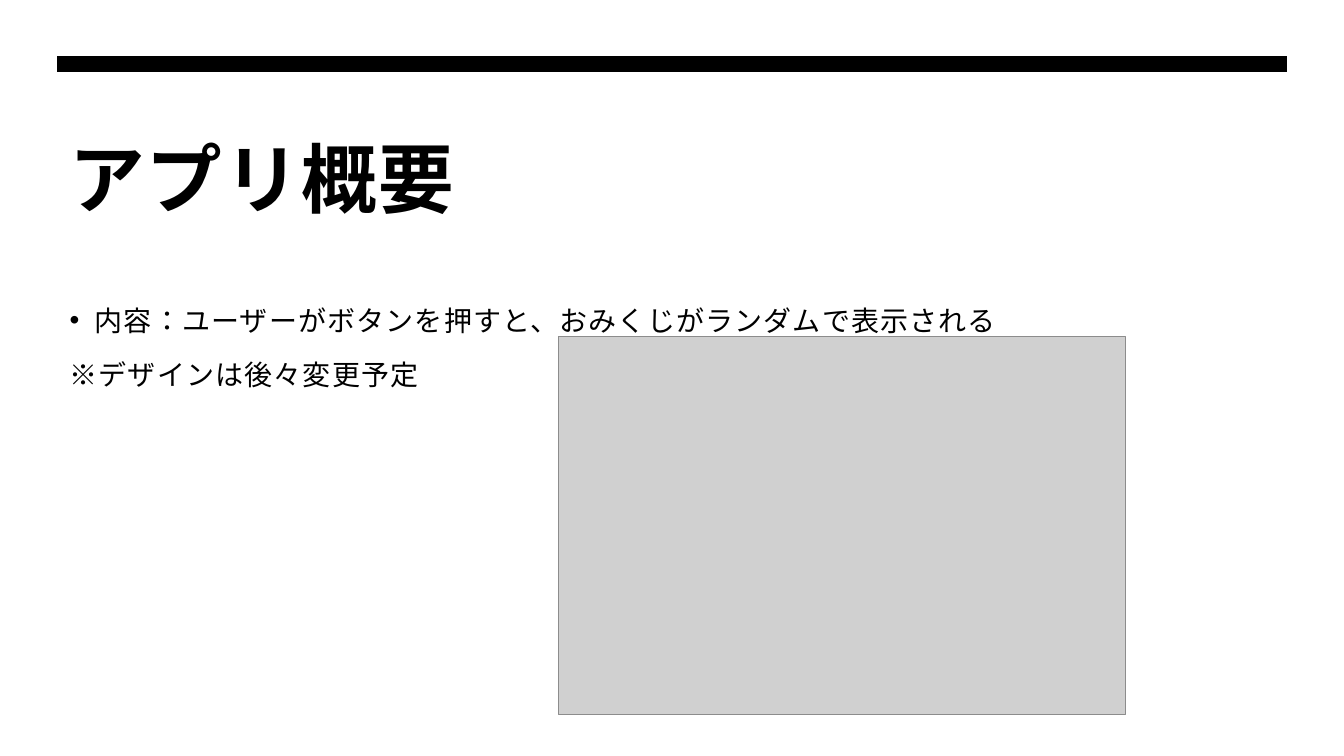
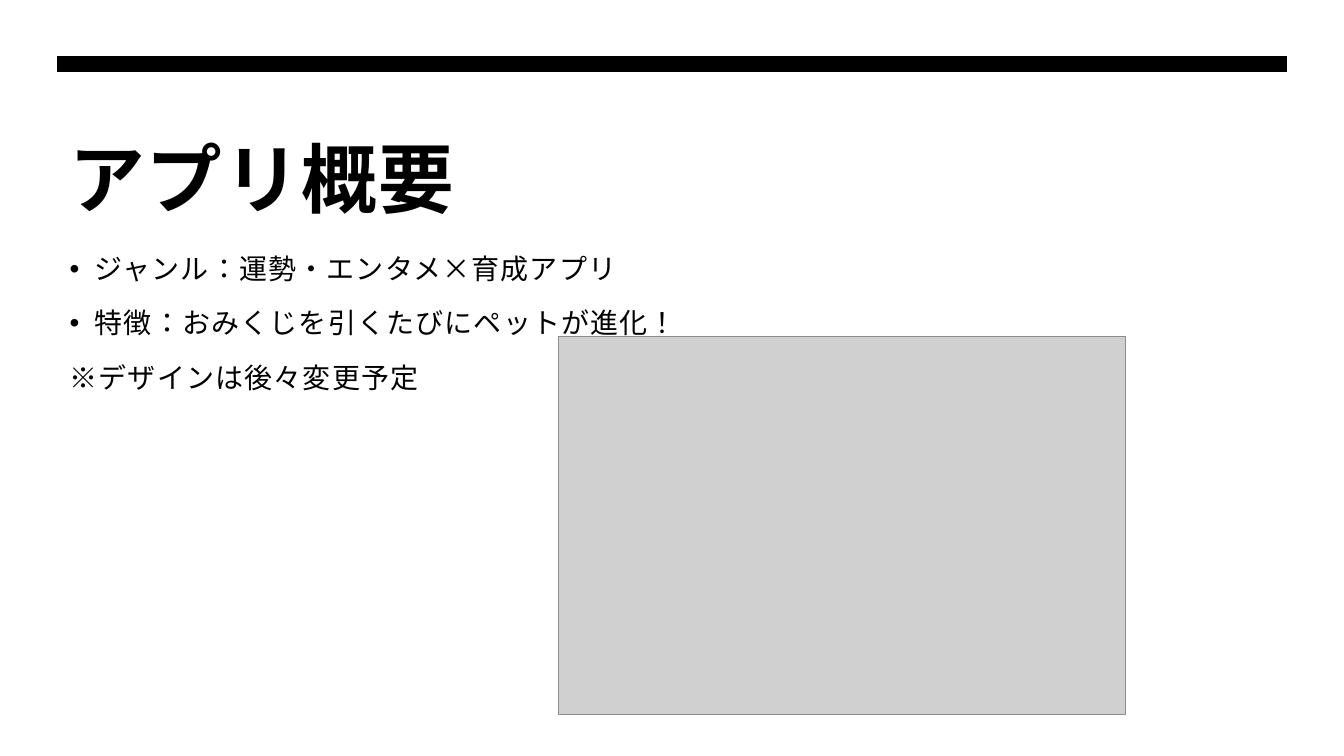
Before and after one commit to kajiyousuke/flutterMock, a slide deck: slide 2 of おみくじアプリ仕様書_梶陽介.pptx. Drawn at 1344x756 pixels with LibreOffice and Linux fonts; fonts in the diff are those of the drawing; grey boxes stand for pictures. Boxes give left, top, right and bottom in pixels: in the first picture for what was removed or moved away, otherwise in the second. Text is boxed around its words. In the diff, an @@ line names an element or a change of style, - is before the commit and + after.

```diff
--- a/おみくじアプリ仕様書_梶陽介.pptx
+++ b/おみくじアプリ仕様書_梶陽介.pptx
@@ text "ジャンル：運勢・エンタメ×育成アプリ": place and size @@
-text "ジャンル：運勢・エンタメ×育成アプリ" at (70, 307, 996, 388)
+text "ジャンル：運勢・エンタメ×育成アプリ" at (70, 255, 677, 391)
@@ text at (95, 255, 677, 341): text changed @@
-• 内容：ユーザーがボタンを押すと、おみくじがランダムで表示される
+• ジャンル：運勢・エンタメ×育成アプリ
+• 特徴：おみくじを引くたびにペットが進化！
```
Also in this commit, not shown: 2 other slides changed, 3 slides added.
